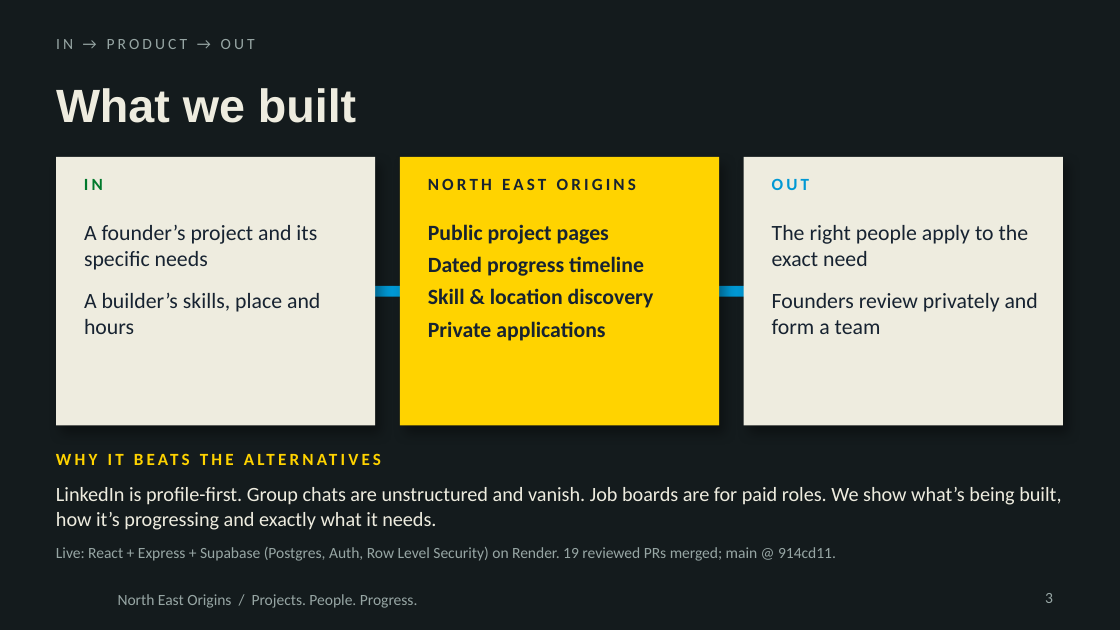
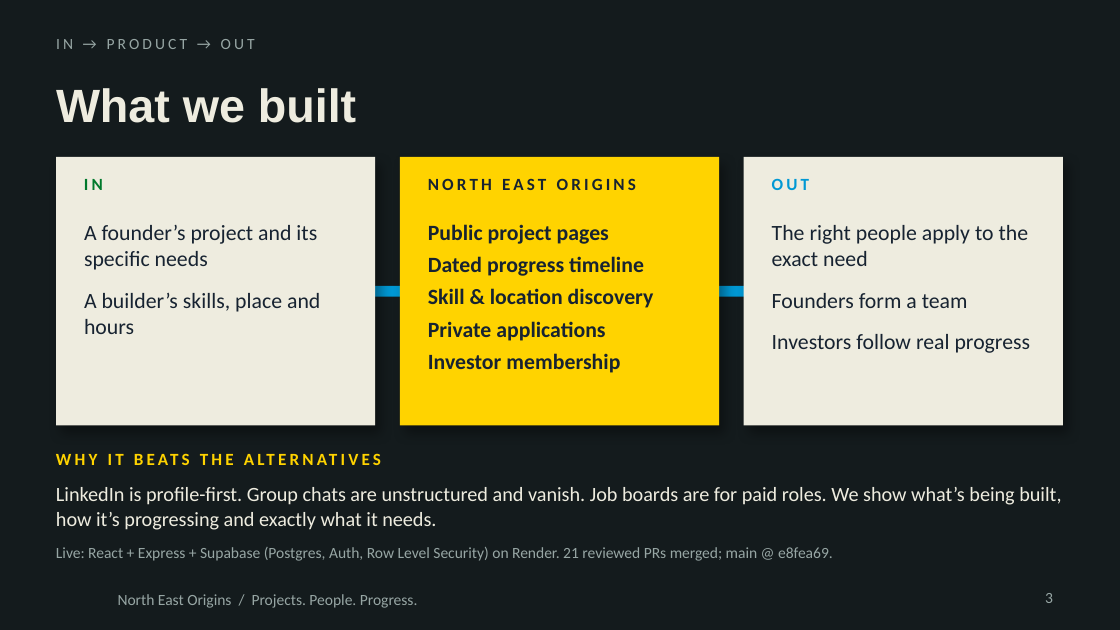
Before and after one commit to Abid091106/NorthEastOrigin, a slide deck: slide 3 of pitch/North-East-Origins-pitch-v3.pptx. Drawn at 1120x630 pixels with LibreOffice and Linux fonts; fonts in the diff are those of the drawing; background and template pictures are left out. Boxes give left, top, right and bottom in pixels: in the first picture for what was removed or moved away, otherwise in the second. Text is boxed around its words. In the diff, an @@ line names an element or a change of style, - is before the commit and + after.

```diff
--- a/pitch/North-East-Origins-pitch-v3.pptx
+++ b/pitch/North-East-Origins-pitch-v3.pptx
@@ text at [772,293,1031,353]: text changed @@
-Founders review privately and form a team
+Founders form a team
+Investors follow real progress
@@ text at [428,353,620,373]: paragraph added @@
+Investor membership
@@ text at [56,547,833,561]: text changed @@
-Live: React + Express + Supabase (Postgres, Auth, Row Level Security) on Render. 19 reviewed PRs merged; main @ 914cd11.
+Live: React + Express + Supabase (Postgres, Auth, Row Level Security) on Render. 21 reviewed PRs merged; main @ e8fea69.
```
Also in this commit, not shown: 3 other slides changed, 1 slide added, 2 slides removed, 1 other file.
